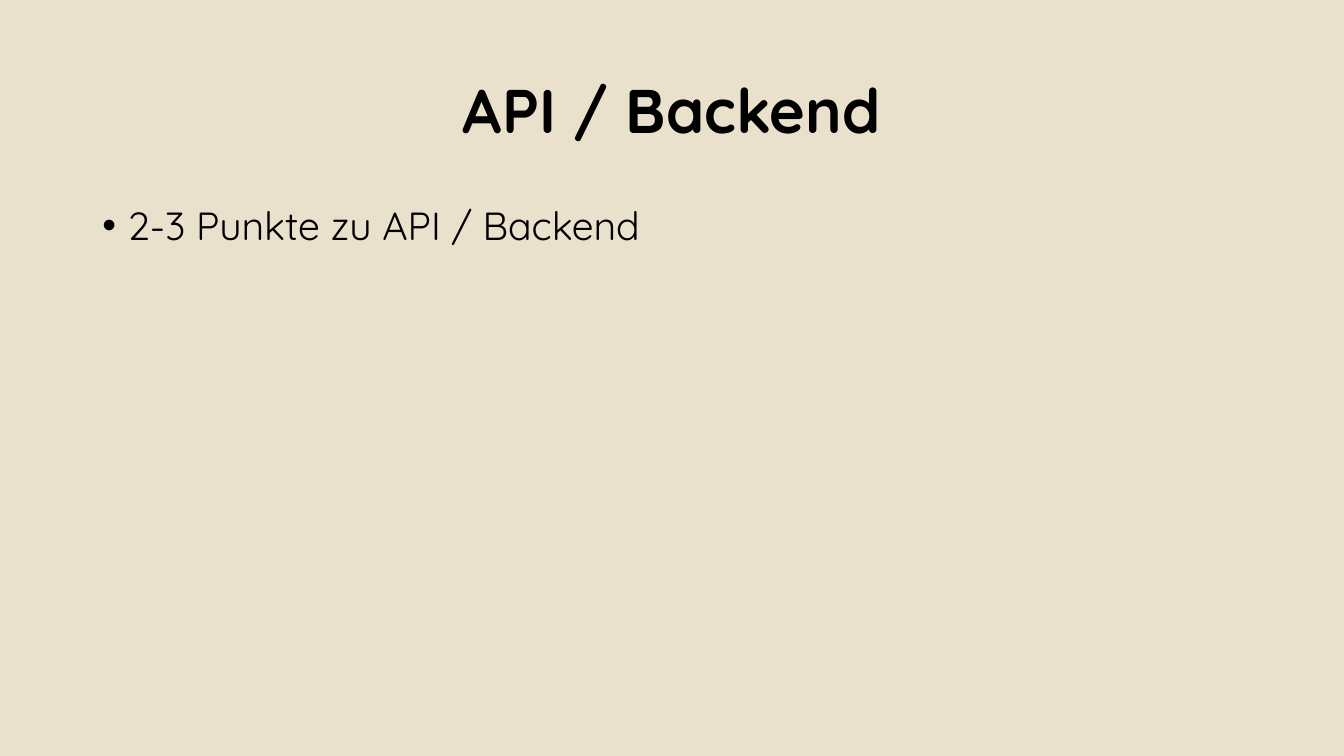
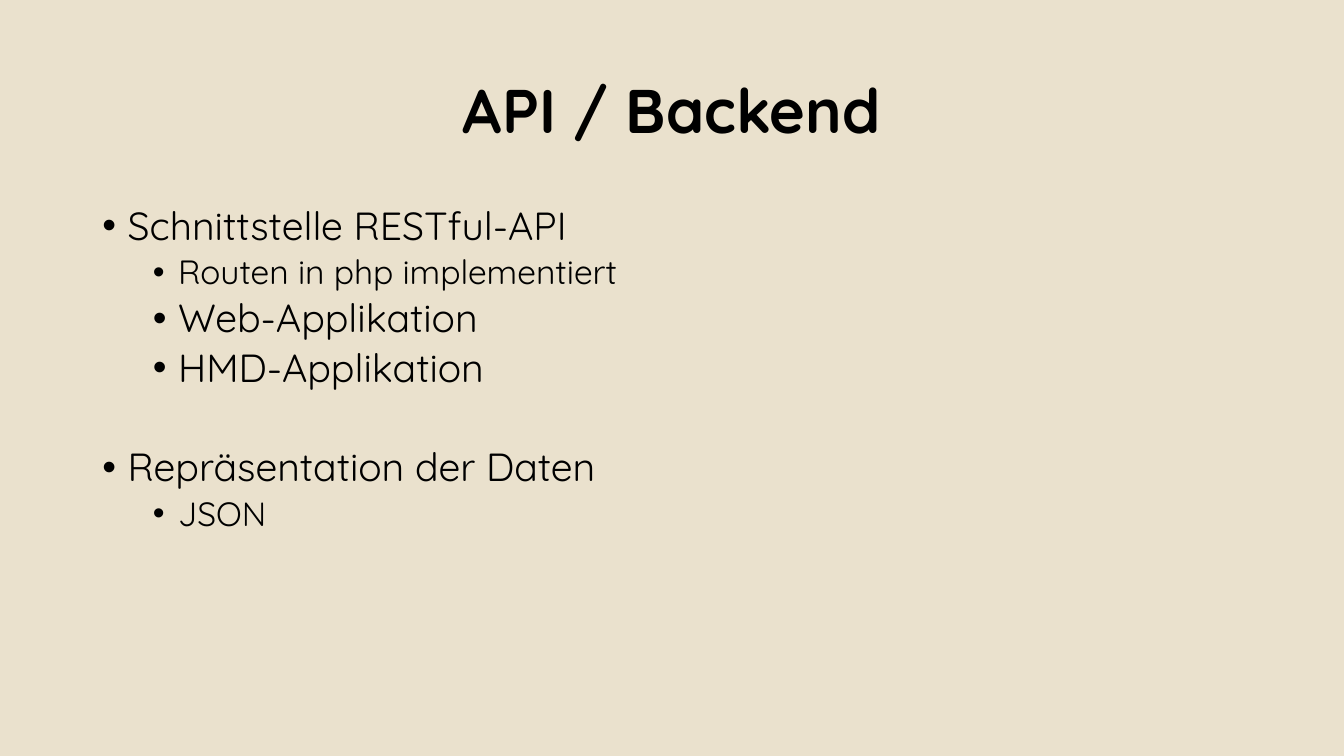
Before and after one commit to Alergeek/Dokumentation, a slide deck: slide 22 of Docs/AbschlussPräsi.pptx (slide 21 before the commit). Drawn at 1344x756 pixels with LibreOffice and Linux fonts; fonts in the diff are those of the drawing; background and template pictures are left out. Boxes give left, top, right and bottom in pixels: in the first picture for what was removed or moved away, otherwise in the second. Text is boxed around its words. In the diff, an @@ line names an element or a change of style, - is before the commit and + after.

```diff
--- a/Docs/AbschlussPräsi.pptx
+++ b/Docs/AbschlussPräsi.pptx
@@ text at (128, 211, 617, 527): text changed @@
-• 2-3 Punkte zu API / Backend
+• Schnittstelle RESTful-API
+  • Routen in php implementiert
+  • Web-Applikation
+  • HMD-Applikation
+• Repräsentation der Daten
+  • JSON
```
Also in this commit, not shown: 6 other slides changed, 2 slides added, 1 slide removed, 1 other file.
